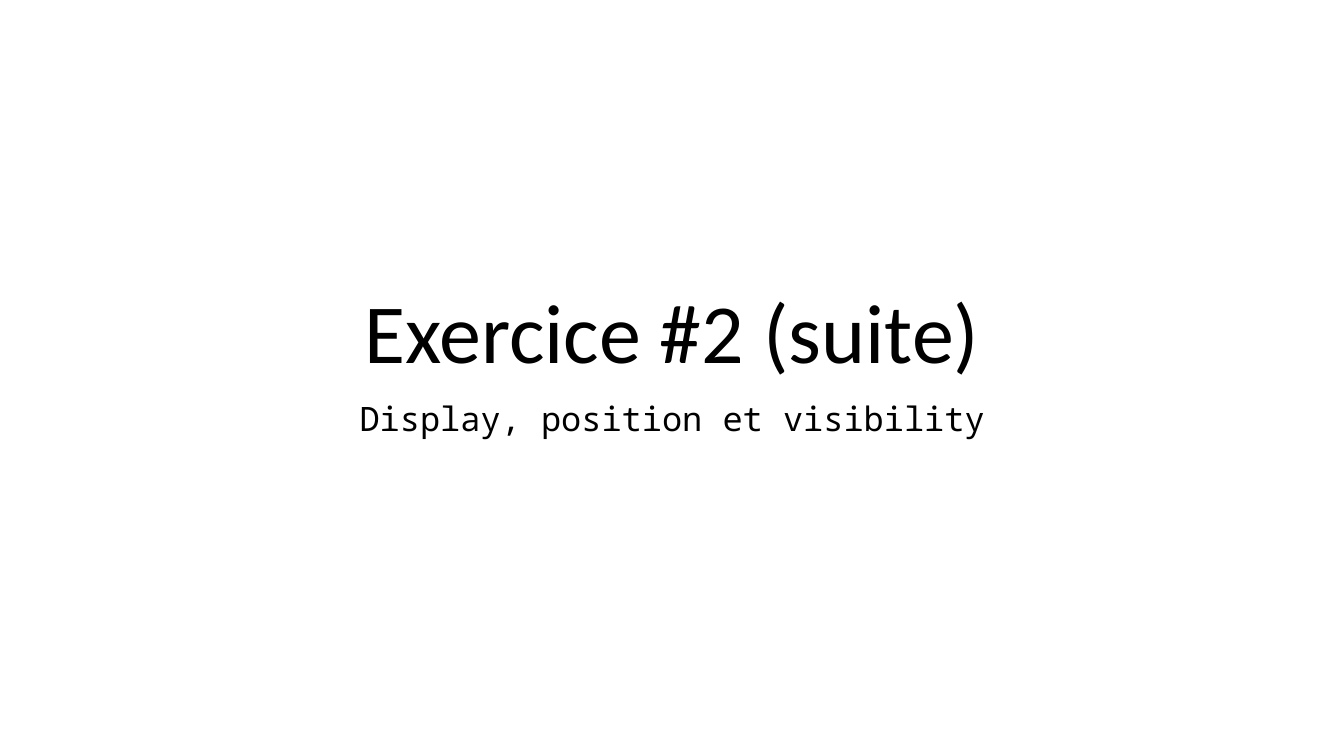
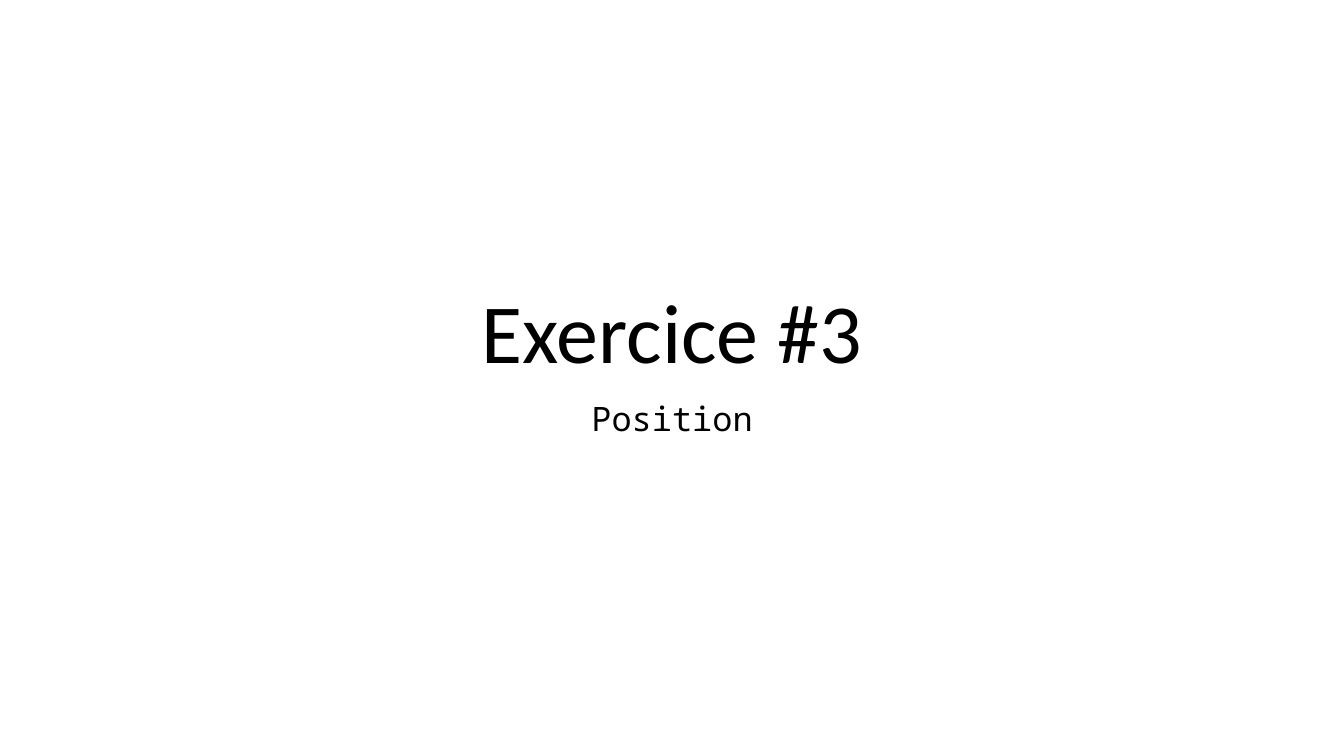
Before and after one commit to fragmatyc/SAAQ, a slide deck: slide 28 of CSS/1. Présentation/Cours CSS - v1.0.pptx. Drawn at 1344x756 pixels with LibreOffice and Linux fonts; fonts in the diff are those of the drawing. Boxes give left, top, right and bottom in pixels: in the first picture for what was removed or moved away, otherwise in the second. Text is boxed around its words. In the diff, an @@ line names an element or a change of style, - is before the commit and + after.

```diff
--- a/CSS/1. Présentation/Cours CSS - v1.0.pptx
+++ b/CSS/1. Présentation/Cours CSS - v1.0.pptx
@@ title at [482,305,862,364]: text changed @@
-Exercice #2 (suite)
+Exercice #3
@@ subtitle at [591,405,752,432]: text changed @@
-Display, position et visibility
+Position
```
Also in this commit, not shown: 3 other slides changed, 16 slides added, 4 slides removed, 6 other files.
